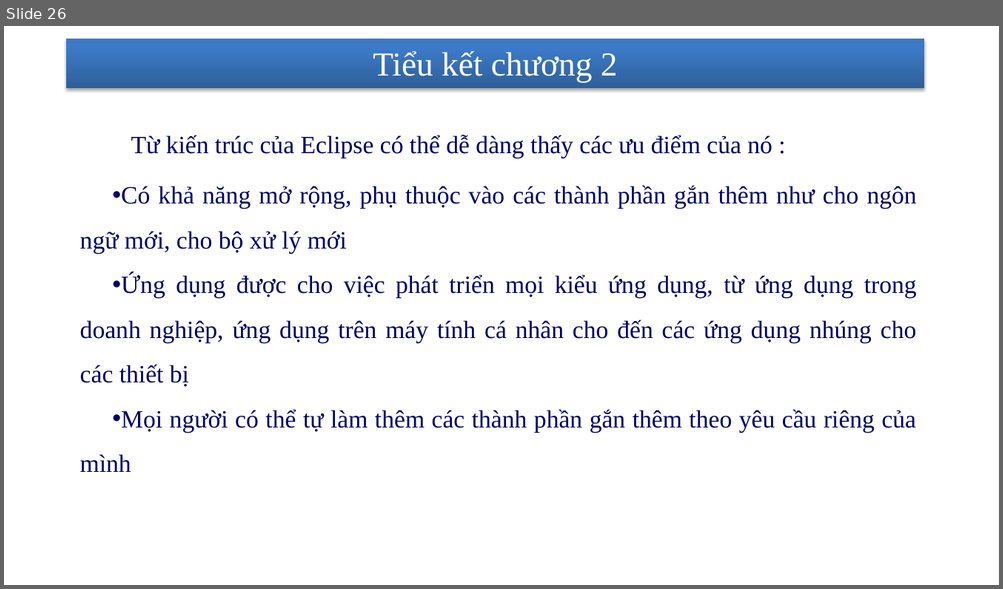
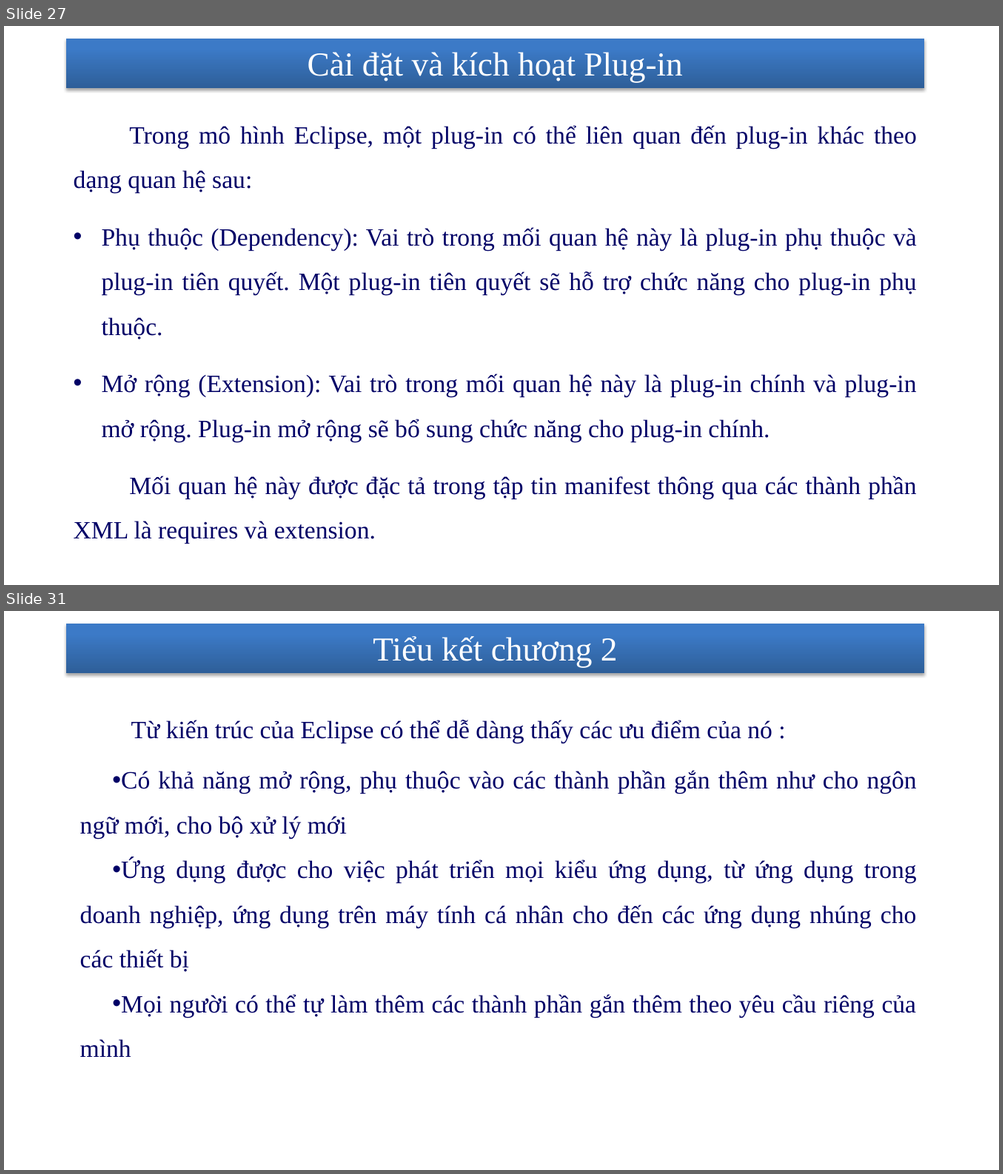
Before and after one commit to nhanhnt/LUANVAN, a slide deck: WORD/luanvan_nhanhnt_ver5.pptx. Shown one above the other, each under a label of ours: slide 26 before the commit, slides 27 and 31 after it; the slides between them are not shown. The pictures are 1003x589 and 1003x1174 pixels, drawn with LibreOffice and Linux fonts; fonts in the diff are those of the drawing; background and template pictures are left out. Boxes give left, top, right and bottom in pixels: in the first picture for what was removed or moved away, otherwise in the second. Text is boxed around its words. In the diff, an @@ line names an element or a change of style, - is before the commit and + after.

```diff
--- a/WORD/luanvan_nhanhnt_ver5.pptx
+++ b/WORD/luanvan_nhanhnt_ver5.pptx
@@ slide 27 added at [4, 26, 999, 585], background picture (left out); not listed: 1 template element that a slide beside it also shows @@
@@ title added at [307, 52, 682, 82], 32.4 pt, text #FFFFFF @@
+Cài đặt và kích hoạt Plug-in
@@ text added at [74, 125, 916, 544], 24 pt, text #000066 @@
+    Trong mô hình Eclipse, một plug-in có thể liên quan đến plug-in khác theo dạng quan hệ sau:
+    • Phụ thuộc (Dependency): Vai trò trong mối quan hệ này là plug-in phụ thuộc và plug-in tiên quyết. Một plug-in tiên quyết sẽ hỗ trợ chức năng cho plug-in phụ thuộc.
+    • Mở rộng (Extension): Vai trò trong mối quan hệ này là plug-in chính và plug-in mở rộng. Plug-in mở rộng sẽ bổ sung chức năng cho plug-in chính.
+    Mối quan hệ này được đặc tả trong tập tin manifest thông qua các thành phần XML là requires và extension.
@@ page number added at [681, 547, 913, 577], 14 pt, text #FFFFFF @@
+27
@@ what was slide 26 is now slide 31 @@
```
Also in this commit, not shown: 4 slides changed, 8 other slides added, 1 slide removed.
